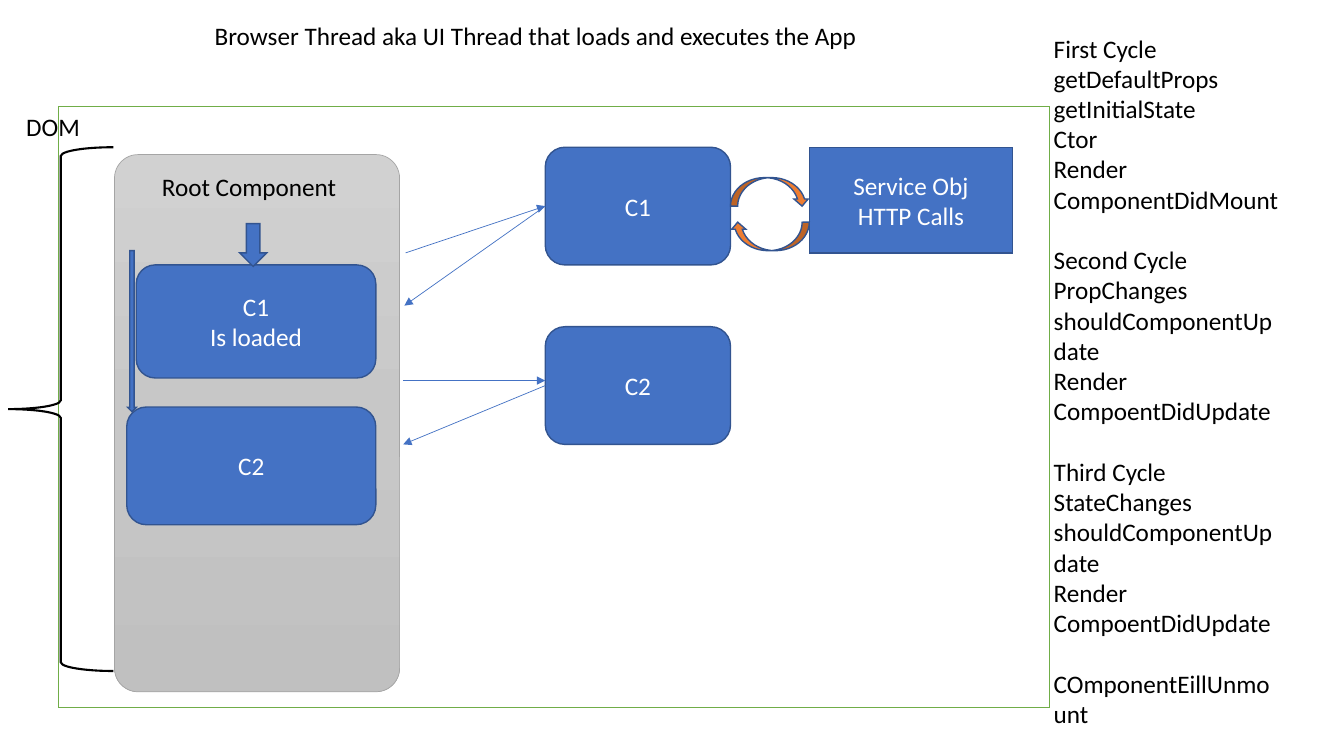
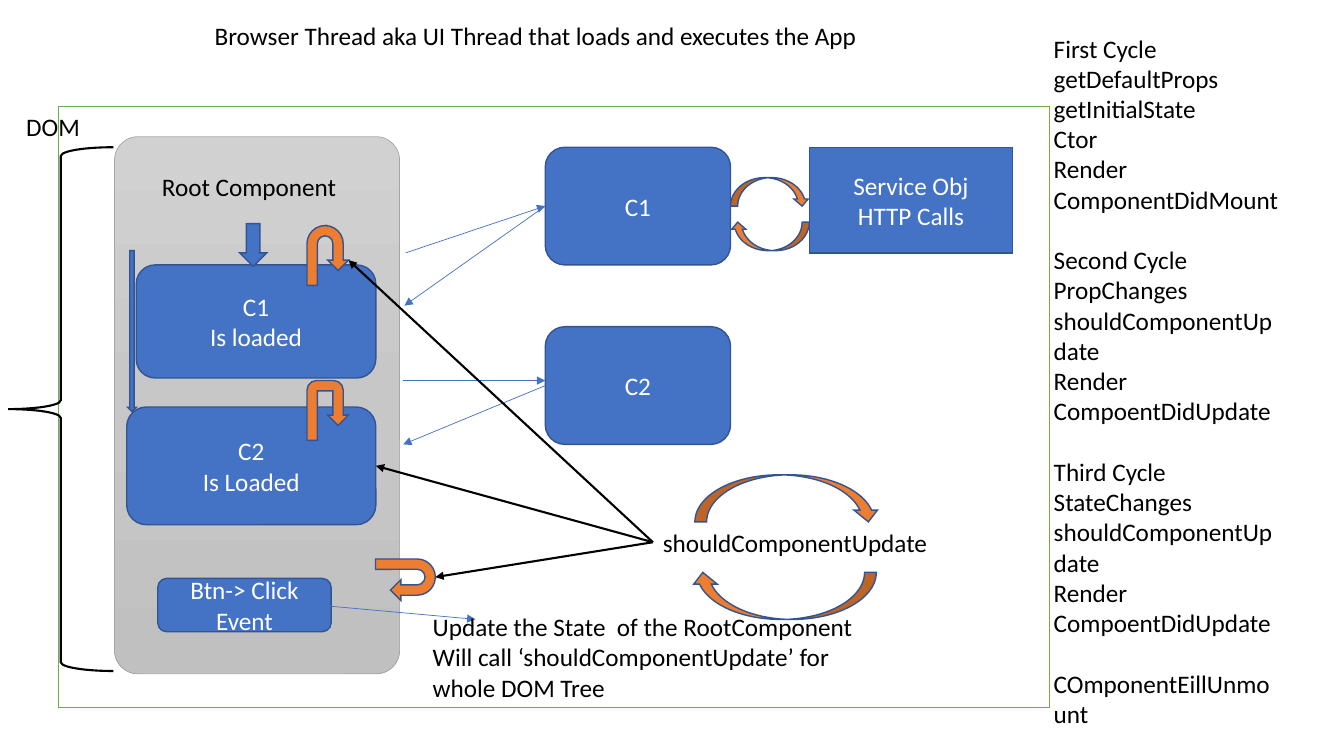
Before and after one commit to maheshsabnis/blazemarch2021, a slide deck: slide 51 of SpotPPTs.pptx. Drawn at 1344x756 pixels with LibreOffice and Linux fonts; fonts in the diff are those of the drawing. Boxes give left, top, right and bottom in pixels: in the first picture for what was removed or moved away, otherwise in the second. Text is boxed around its words. In the diff, an @@ line names an element or a change of style, - is before the commit and + after.

```diff
--- a/SpotPPTs.pptx
+++ b/SpotPPTs.pptx
@@ rounded rectangle moved from (x1=115, y1=154, x2=400, y2=692) to (x1=115, y1=137, x2=400, y2=675) @@
@@ uturn arrow added at (x1=308, y1=226, x2=349, y2=285), fill #ED7D31, outline #325491 1 pt @@
@@ arrow added from (653, 542) to (349, 260), #000000 1.5 pt @@
@@ uturn arrow added at (x1=308, y1=381, x2=349, y2=441), fill #ED7D31, outline #325491 1 pt @@
@@ text in rounded rectangle at (x1=203, y1=473, x2=300, y2=491): paragraph added @@
+Is Loaded
@@ arrow added from (653, 542) to (376, 466), #000000 1.5 pt @@
@@ curved down arrow added at (x1=695, y1=475, x2=880, y2=522), fill #ED7D31, outline #325491 1 pt @@
@@ text added at (x1=663, y1=534, x2=927, y2=556), 18 pt, text #000000 @@
+shouldComponentUpdate
@@ uturn arrow added at (x1=376, y1=559, x2=436, y2=600), fill #ED7D31, outline #325491 1 pt @@
@@ arrow added from (653, 542) to (436, 578), #000000 1.5 pt @@
@@ rounded rectangle added at (x1=158, y1=579, x2=332, y2=632), fill #4472C4, outline #325491 1 pt, 18 pt, text #FFFFFF @@
+Btn-> Click Event
@@ curved down arrow added at (x1=692, y1=573, x2=877, y2=620), fill #ED7D31, outline #325491 1 pt @@
@@ arrow added from (318, 605) to (476, 619), #4472C4 0.5 pt @@
@@ text added at (x1=433, y1=616, x2=852, y2=697), 18 pt, text #000000 @@
+Update the State of the RootComponent
+Will call ‘shouldComponentUpdate’ for whole DOM Tree
```
Also in this commit, not shown: 3 slides added, 17 other files.
